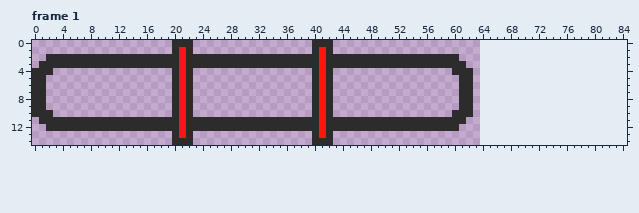
Pixel-art file, stored at Assets/Sprites/Aseprite/comboBar.aseprite. The picture above was drawn from the file before the commit.
64x32 pixels, 1 frame. Shown: frame 1. The old version is drawn lined up with the new one, on the new canvas. The commit also changed other frames, which this record leaves out.
The same view after the edit:
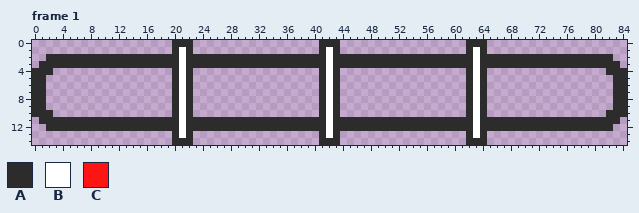
Palette (. is transparent): A #2c2c2c  B #ffffff  C #ff1414
The commit says: Edited the combo bar and added extra effects
Changes in this commit:
canvas 64x32 -> 85x15, the old top-left corner now at 0,-9 (the part of the old canvas that was cut away was empty and is not shown)
Frame 1:
There is now colour A in row 0 at x 43 and 62 to 64; in row 1 at x 43, 62 and 64; in row 2 at x 61 to 62 and 64 to 82; in row 3 at x 62 and 64 to 83; in row 4 at x 43, 64 and 82 to 84; in rows 5 to 9 at x 43, 64 and 83 to 84.
There is now colour A in row 10 at x 43, 64 and 82 to 84; in row 11 at x 62 and 64 to 83; in row 12 at x 61 to 62 and 64 to 82; in row 13 at x 43, 62 and 64; in row 14 at x 43 and 62 to 64.
The edit turns colour C into colour A in rows 1 to 13 at x 41.
There is now colour B in rows 1 to 13 at x 63.
The edit turns colour A into colour B in rows 1 to 13 at x 42.
The edit turns colour C into colour B in rows 1 to 13 at x 21.
The author cleared colour A in rows 0 to 1 at x 40; in row 4 at x 40 and 60 to 61; in rows 5 to 9 at x 40 and 61; in row 10 at x 40 and 60 to 61; in rows 13 to 14 at x 40.
Changed places in both pictures, as pixel boxes (x1, y1, x2, y2):
changed: (312, 40, 340, 145)
changed: (452, 40, 627, 145)
changed: (179, 47, 186, 138)
